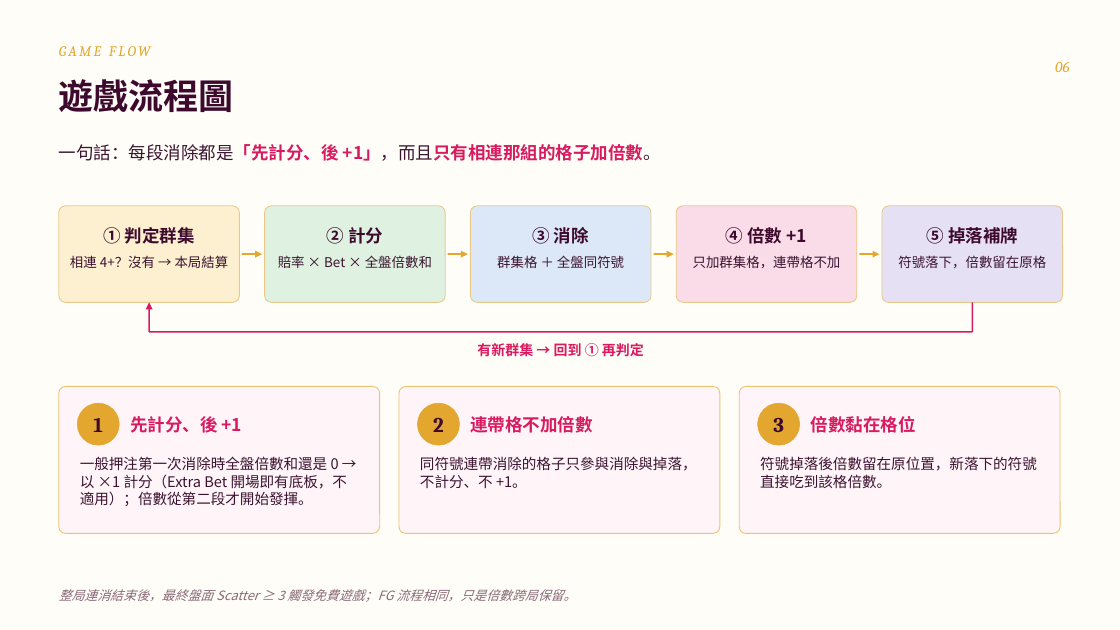
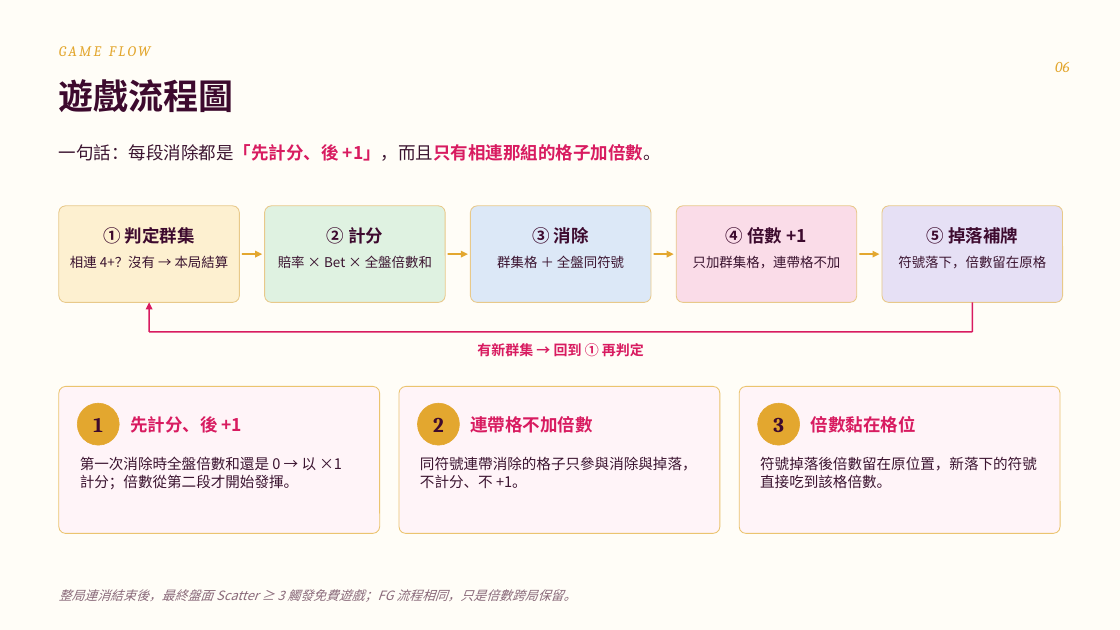
Before and after one commit to rhino-boss/Jumbo, a slide deck: slide 11 of Slots/遊戲發想/急速糖果 2/提案/CANDY_RUSH_2_提案說明_v13.pptx. Drawn at 1120x630 pixels with LibreOffice and Linux fonts; fonts in the diff are those of the drawing. Boxes give left, top, right and bottom in pixels: in the first picture for what was removed or moved away, otherwise in the second. Text is boxed around its words. In the diff, an @@ line names an element or a change of style, - is before the commit and + after.

```diff
--- a/Slots/遊戲發想/急速糖果 2/提案/CANDY_RUSH_2_提案說明_v13.pptx
+++ b/Slots/遊戲發想/急速糖果 2/提案/CANDY_RUSH_2_提案說明_v13.pptx
@@ text at bbox=[80, 456, 342, 489]: text changed @@
-一般押注第一次消除時全盤倍數和還是 0 → 以 ×1 計分（Extra Bet 開場即有底板，不適用）；倍數從第二段才開始發揮。
+第一次消除時全盤倍數和還是 0 → 以 ×1 計分；倍數從第二段才開始發揮。
```
Also in this commit, not shown: 10 other slides changed, 7 other files.
